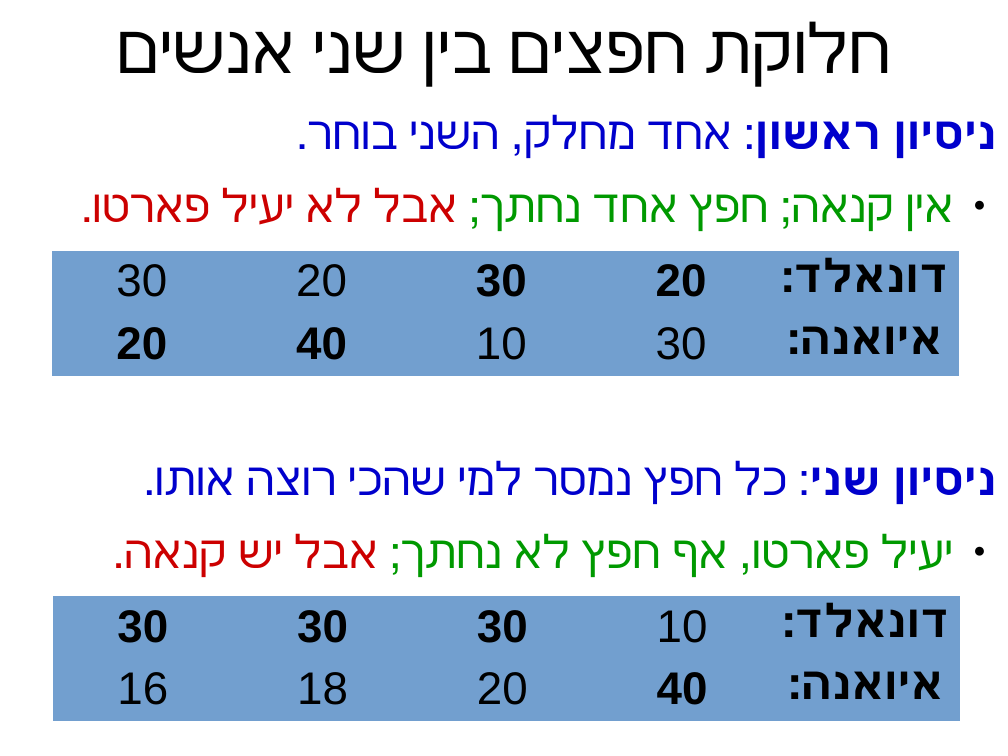
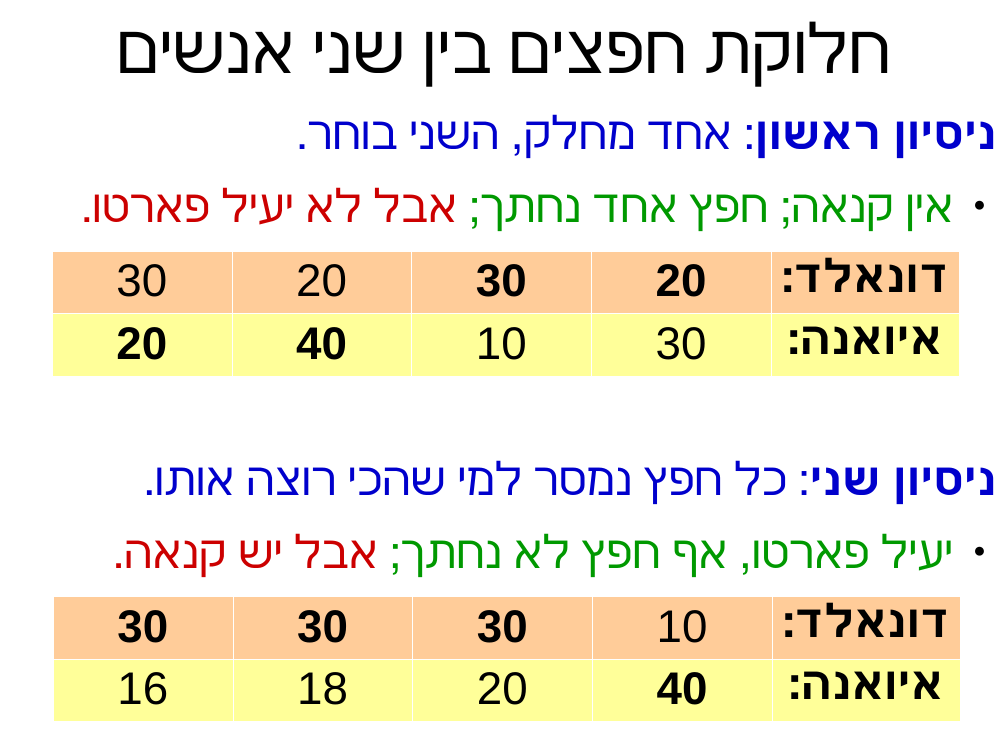
Before and after one commit to erelsgl-at-ariel/algorithms-5780, a slide deck: slide 4 of 04-item-allocation/slides-2-minimize-sharing.odp. Drawn at 1008x756 pixels with LibreOffice and Linux fonts; fonts in the diff are those of the drawing. Boxes give left, top, right and bottom in pixels: in the first picture for what was removed or moved away, otherwise in the second. Text is boxed around its words. In the diff, an @@ line names an element or a change of style, - is before the commit and + after.

```diff
--- a/04-item-allocation/slides-2-minimize-sharing.odp
+++ b/04-item-allocation/slides-2-minimize-sharing.odp
@@ table at [52, 251, 961, 376] @@
@@ fill #729FCF to #FFCC99 in row 1 @@
@@ fill #729FCF to #FFFF99 in row 2 @@
@@ borders changed @@
@@ table at [53, 596, 962, 722] @@
@@ fill #729FCF to #FFCC99 in row 1 @@
@@ fill #729FCF to #FFFF99 in row 2 @@
@@ borders changed @@
```
Also in this commit, not shown: 3 other slides changed, 3 slides added, 31 other files.
